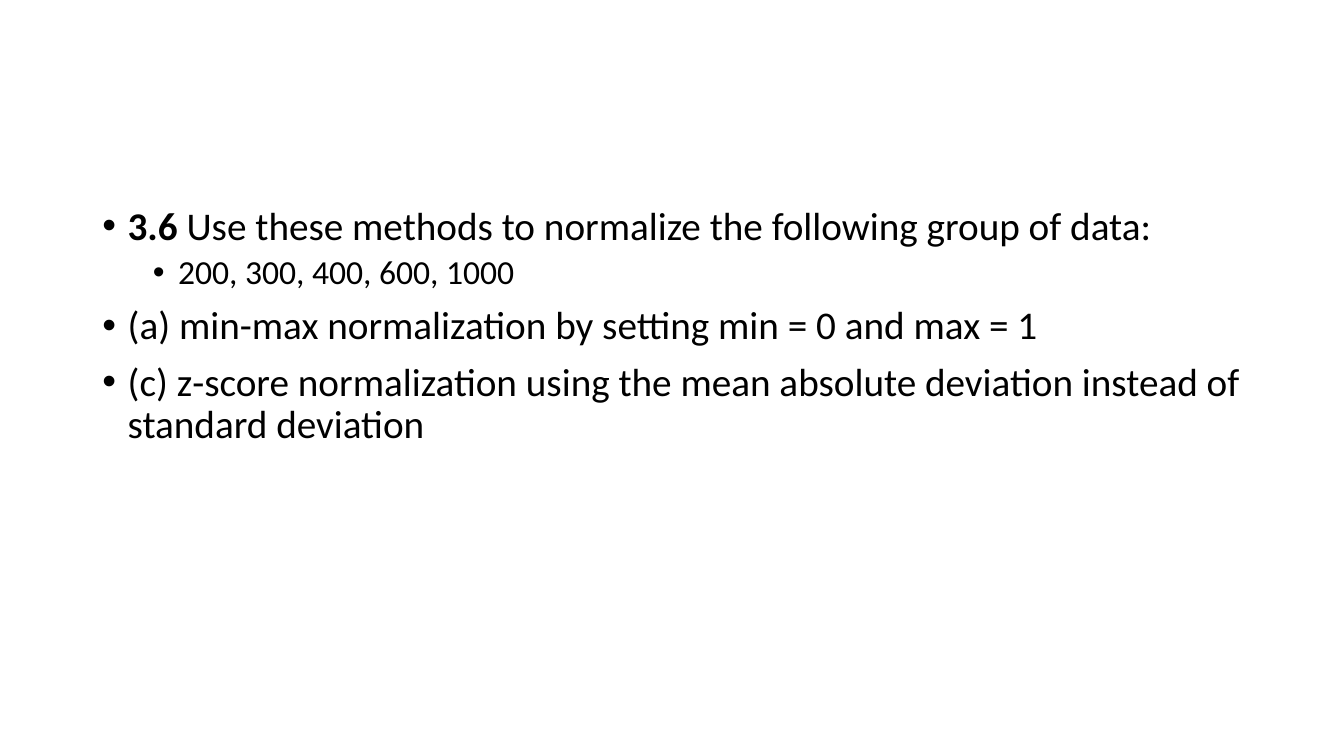
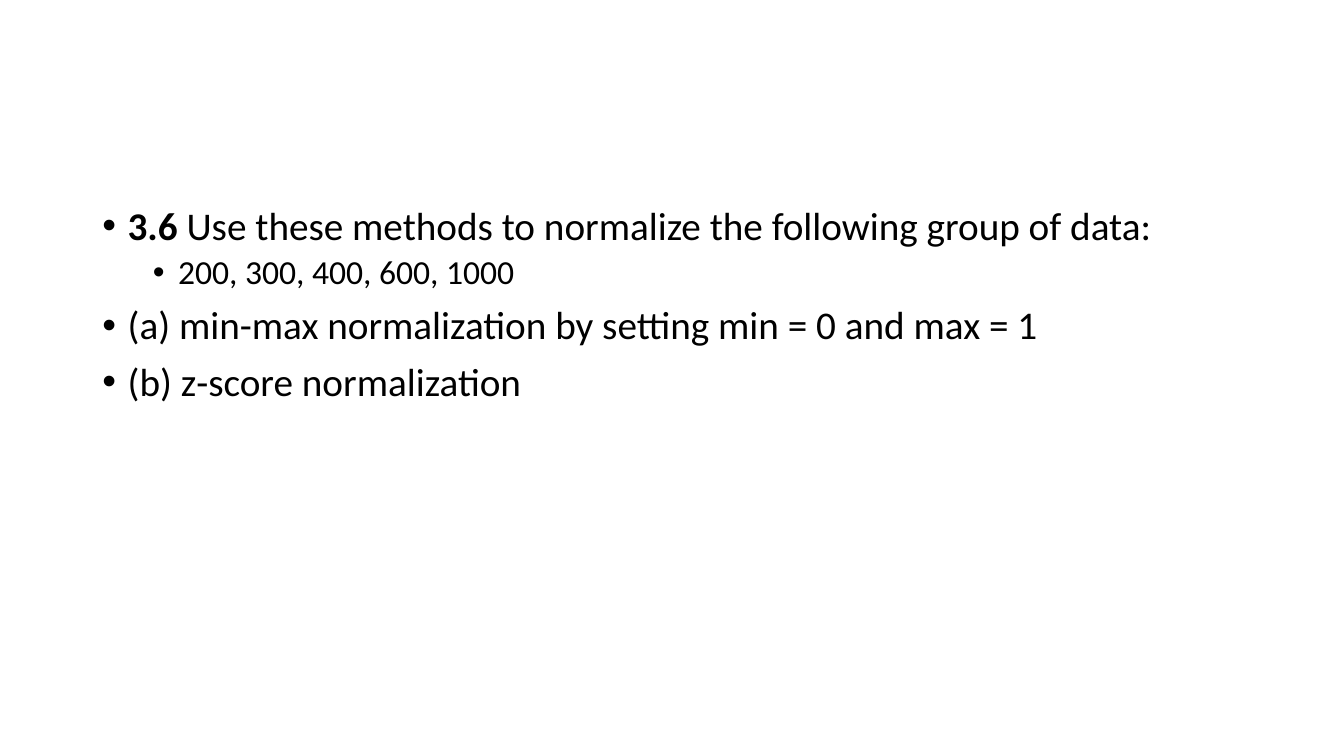
Before and after one commit to chriswjh/chriswjh.github.io, a slide deck: slide 6 of BDA_IFM/HW1.pptx. Drawn at 1344x756 pixels with LibreOffice and Linux fonts; fonts in the diff are those of the drawing. Boxes give left, top, right and bottom in pixels: in the first picture for what was removed or moved away, otherwise in the second. Text is boxed around its words. In the diff, an @@ line names an element or a change of style, - is before the commit and + after.

```diff
--- a/BDA_IFM/HW1.pptx
+++ b/BDA_IFM/HW1.pptx
@@ text at [128, 367, 521, 402]: text changed @@
-• (c) z-score normalization using the mean absolute deviation instead of standard deviation
+• (b) z-score normalization
```
Also in this commit, not shown: 2 other slides changed.
